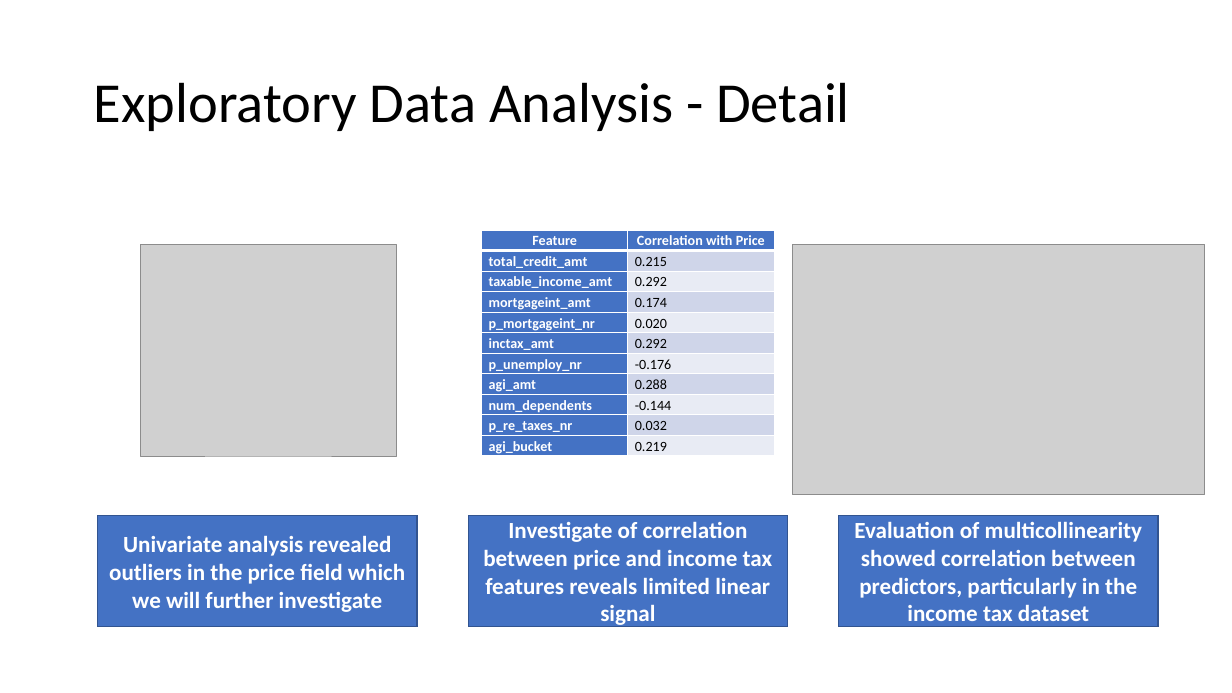
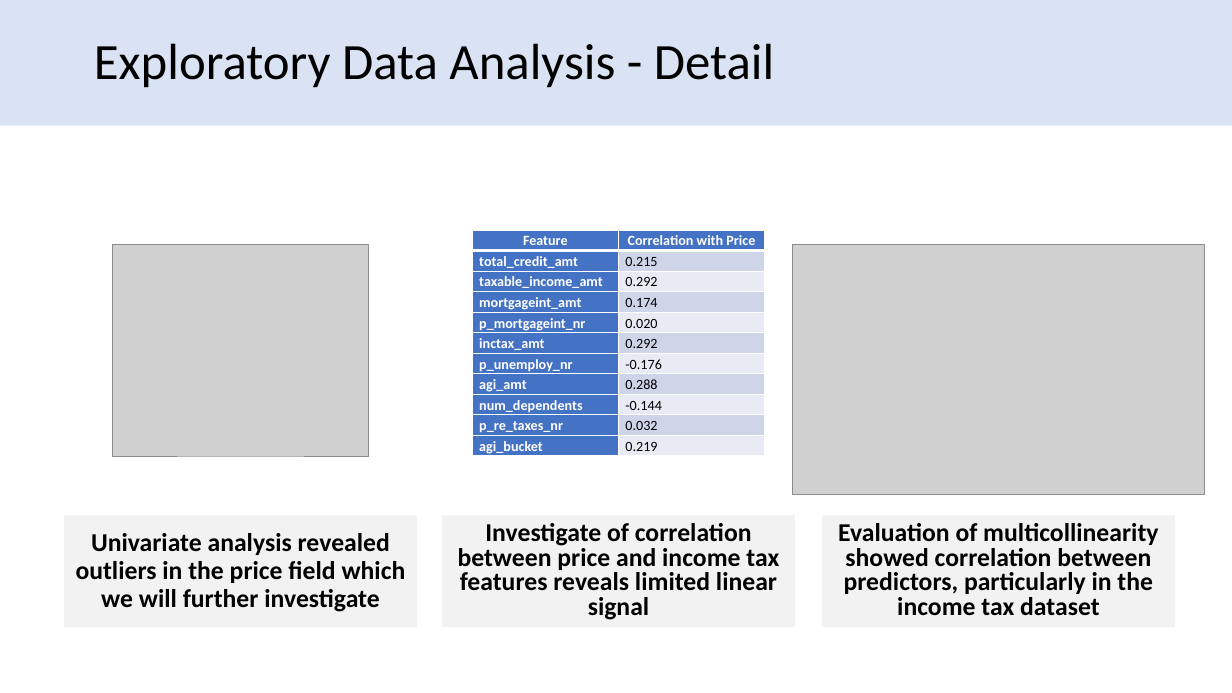
Before and after one commit to david-firrin/Real-Estate-Price-Prediction-With-Income-Tax-Data, a slide deck: slide 13 of Progress Presentation/team48progressreport.pptx. Drawn at 1232x693 pixels with LibreOffice and Linux fonts; fonts in the diff are those of the drawing; grey boxes stand for pictures. Boxes give left, top, right and bottom in pixels: in the first picture for what was removed or moved away, otherwise in the second. Text is boxed around its words. In the diff, an @@ line names an element or a change of style, - is before the commit and + after.

```diff
--- a/Progress Presentation/team48progressreport.pptx
+++ b/Progress Presentation/team48progressreport.pptx
@@ rectangle added at <box>0,0,1232,126</box>, fill #DAE3F3 @@
@@ title "Exploratory Data Analysis - Detail": place and size @@
-title "Exploratory Data Analysis - Detail" at <box>94,82,850,131</box>
+title "Exploratory Data Analysis - Detail" at <box>94,43,774,88</box>
@@ title "Exploratory Data Analysis - Detail" at <box>94,43,774,88</box>: size 44 to 39.6 pt @@
@@ table: place and size @@
-table at <box>482,230,774,458</box>
+table at <box>472,230,764,458</box>
@@ picture: place and size @@
-picture at <box>140,244,396,456</box>
+picture at <box>113,244,369,456</box>
@@ rectangle "Univariate analysis revealed outliers in ...": place and size @@
-rectangle "Univariate analysis revealed outliers in ..." at <box>98,516,417,628</box>
+rectangle "Univariate analysis revealed outliers in ..." at <box>64,516,417,628</box>
@@ rectangle "Univariate analysis revealed outliers in ..." at <box>64,516,417,628</box>: size 18 to 20 pt, text colour #FFFFFF to #000000; line spacing 1 to 0.9; more space between paragraphs; fill #4472C4 to #F2F2F2; outline #325491 1 pt to none @@
@@ rectangle "Investigate of correlation between price ..." at <box>442,516,795,628</box>: size 18 to 20 pt, text colour #FFFFFF to #000000; line spacing 1 to 0.8; more space between paragraphs; fill #4472C4 to #F2F2F2; outline #325491 1 pt to none @@
@@ rectangle "Investigate of correlation between price ...": place and size @@
-rectangle "Investigate of correlation between price ..." at <box>469,516,787,628</box>
+rectangle "Investigate of correlation between price ..." at <box>442,516,795,628</box>
@@ rectangle "Evaluation of multicollinearity showed correlation ...": place and size @@
-rectangle "Evaluation of multicollinearity showed correlation ..." at <box>839,516,1158,628</box>
+rectangle "Evaluation of multicollinearity showed correlation ..." at <box>823,516,1176,628</box>
@@ rectangle "Evaluation of multicollinearity showed correlation ..." at <box>823,516,1176,628</box>: size 18 to 20 pt, text colour #FFFFFF to #000000; line spacing 1 to 0.8; more space between paragraphs; fill #4472C4 to #F2F2F2; outline #325491 1 pt to none @@
```
Also in this commit, not shown: 14 other slides changed, 1 other file.
